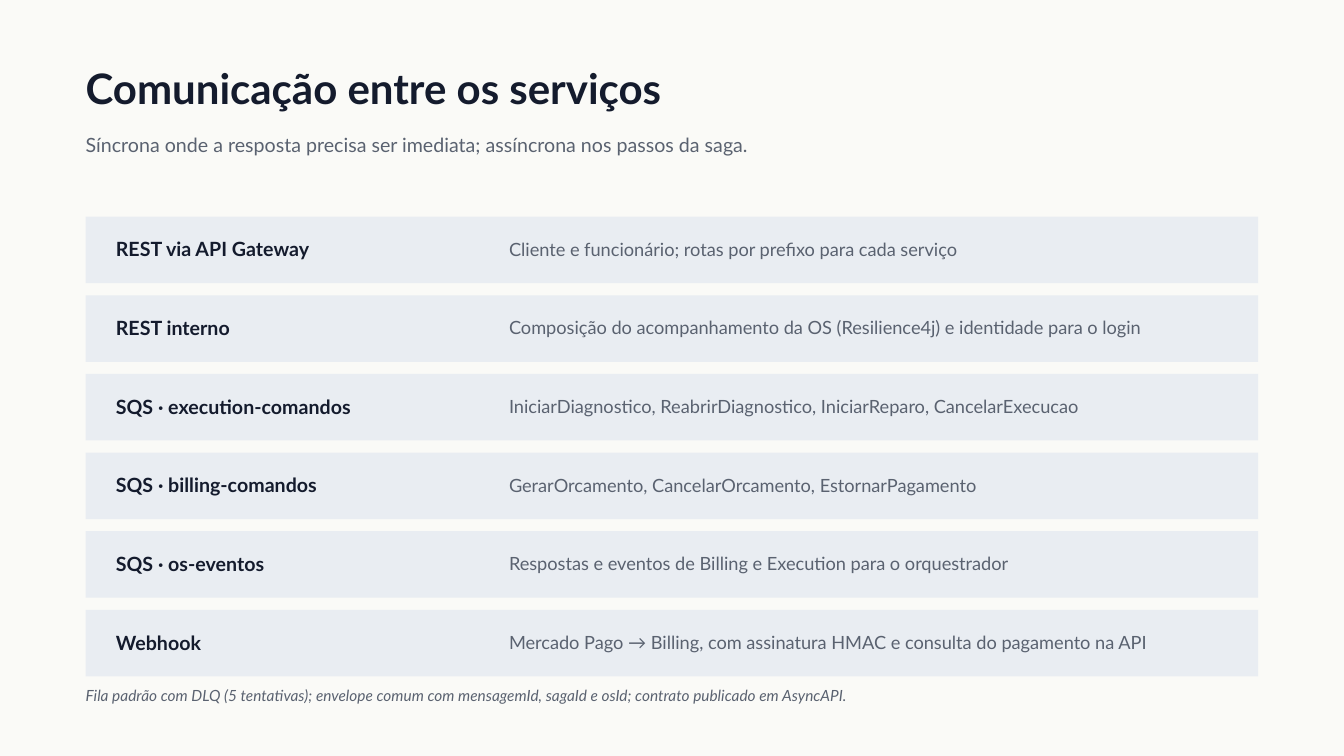
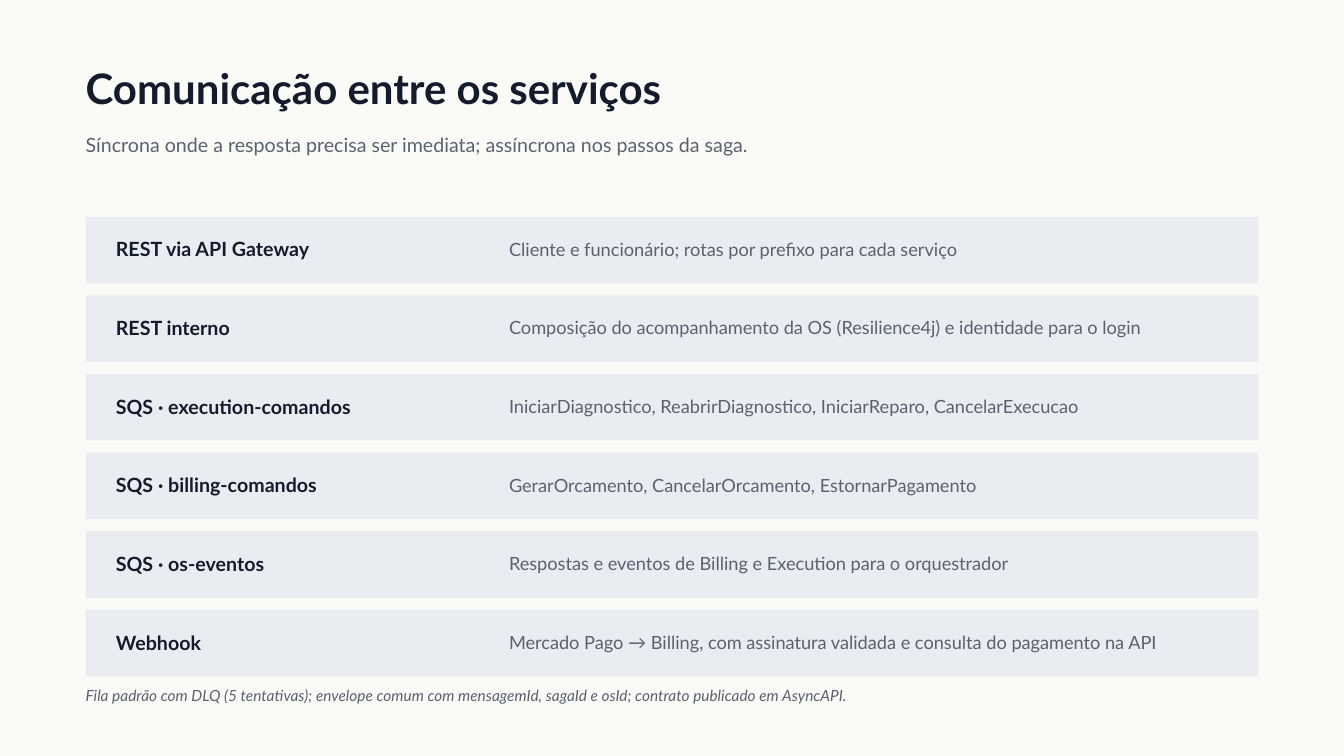
Before and after one commit to Guilherme-Fumagali/tech-challenge-1, a slide deck: slide 5 of docs/tech-challenge-4/apresentacao.pptx. Drawn at 1344x756 pixels with LibreOffice and Linux fonts; fonts in the diff are those of the drawing. Boxes give left, top, right and bottom in pixels: in the first picture for what was removed or moved away, otherwise in the second. Text is boxed around its words. In the diff, an @@ line names an element or a change of style, - is before the commit and + after.

```diff
--- a/docs/tech-challenge-4/apresentacao.pptx
+++ b/docs/tech-challenge-4/apresentacao.pptx
@@ text at box(509, 635, 1156, 653): text changed @@
-Mercado Pago → Billing, com assinatura HMAC e consulta do pagamento na API
+Mercado Pago → Billing, com assinatura validada e consulta do pagamento na API
```
Also in this commit, not shown: 3 other slides changed, 8 other files.
